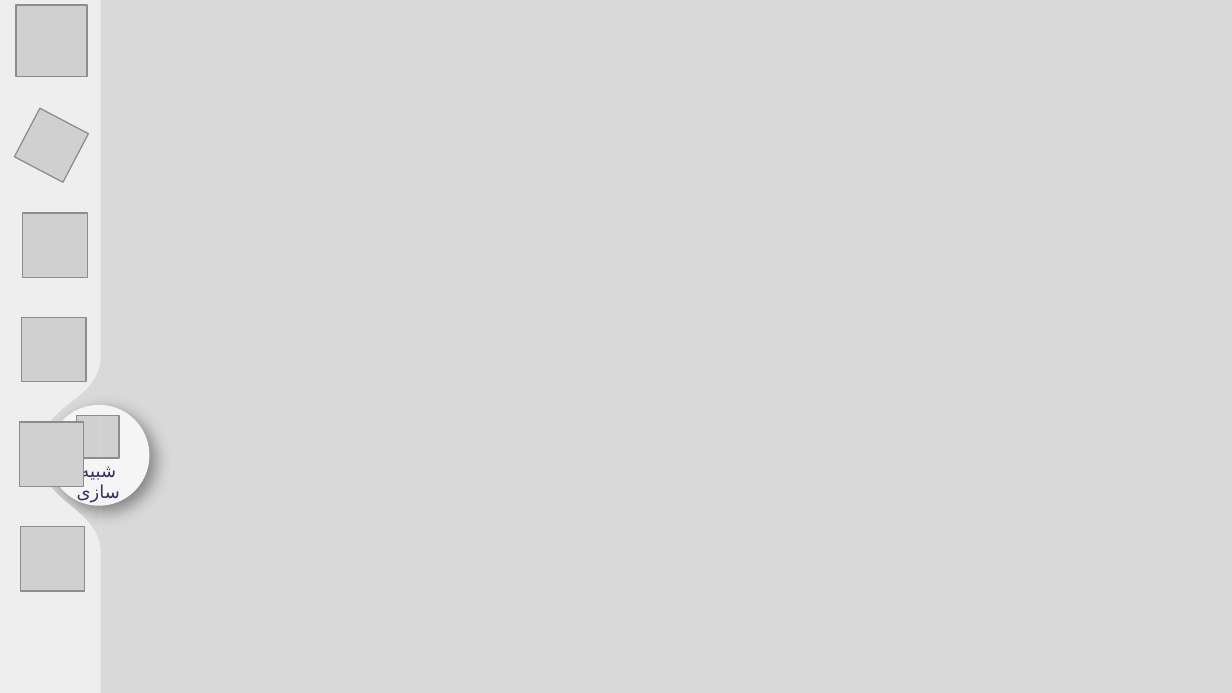
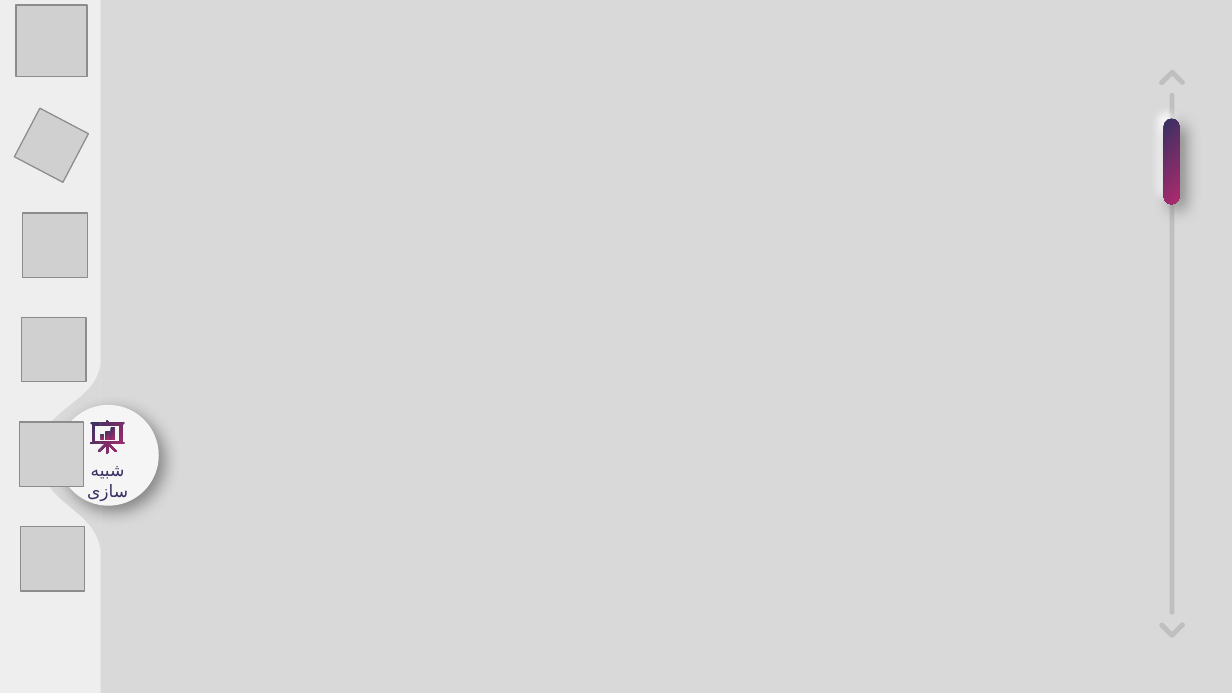
Before and after one commit to hmda77/Masters-thesis, a slide deck: slide 4 of Presentation/Draft.pptx. Drawn at 1232x693 pixels with LibreOffice and Linux fonts; fonts in the diff are those of the drawing; grey boxes stand for pictures; background and template pictures are left out. Boxes give left, top, right and bottom in pixels: in the first picture for what was removed or moved away, otherwise in the second. Text is boxed around its words. In the diff, an @@ line names an element or a change of style, - is before the commit and + after.

```diff
--- a/Presentation/Draft.pptx
+++ b/Presentation/Draft.pptx
@@ freeform shape at bbox=[0, 0, 101, 693]: outline redrawn @@
@@ freeform shape added at bbox=[1158, 69, 1186, 96], fill #BFBFBF @@
@@ rounded rectangle added at bbox=[1163, 118, 1179, 203], fill #D9D9D9 @@
@@ rounded rectangle added at bbox=[1163, 118, 1179, 203], fill gradient #363062 to #B02A6D @@
@@ rounded rectangle added at bbox=[1169, 92, 1174, 615], fill #BFBFBF @@
@@ ellipse: place and size @@
-ellipse at bbox=[49, 405, 150, 506]
+ellipse at bbox=[58, 405, 159, 506]
@@ picture removed at bbox=[76, 415, 120, 458] @@
@@ group added at bbox=[90, 420, 123, 453]: 4 freeform shapes @@
@@ text "شبیه سازی": place and size @@
-text "شبیه سازی" at bbox=[77, 463, 120, 503]
+text "شبیه سازی" at bbox=[87, 466, 128, 501]
@@ text "شبیه سازی" at bbox=[87, 466, 128, 501]: size 10.5 to 10 pt, text colour #363062 to gradient #363062 to #B02A6D @@
@@ freeform shape added at bbox=[1158, 611, 1186, 639], fill #BFBFBF @@
```
Also in this commit, not shown: 4 other slides changed.
